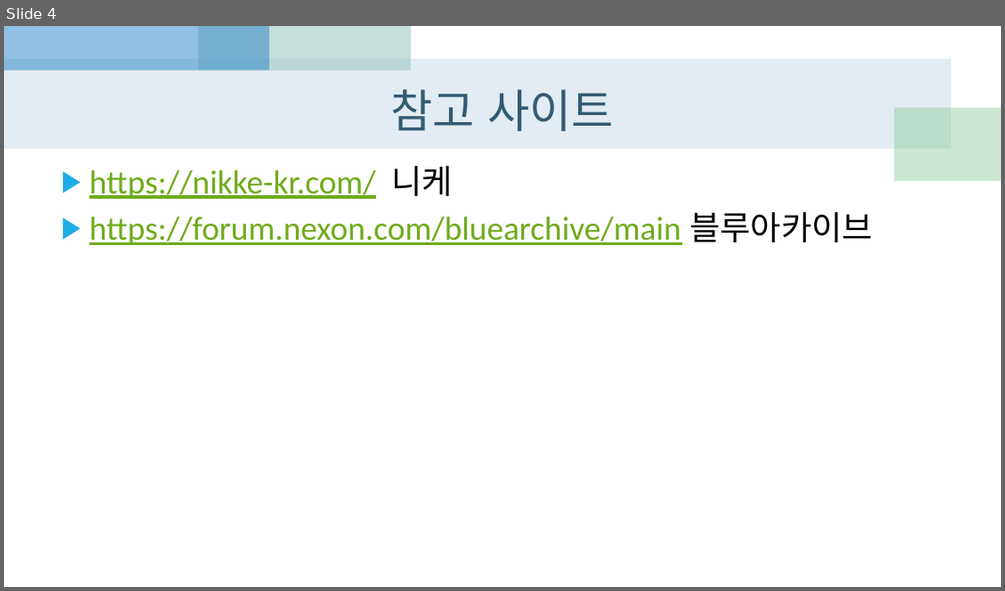
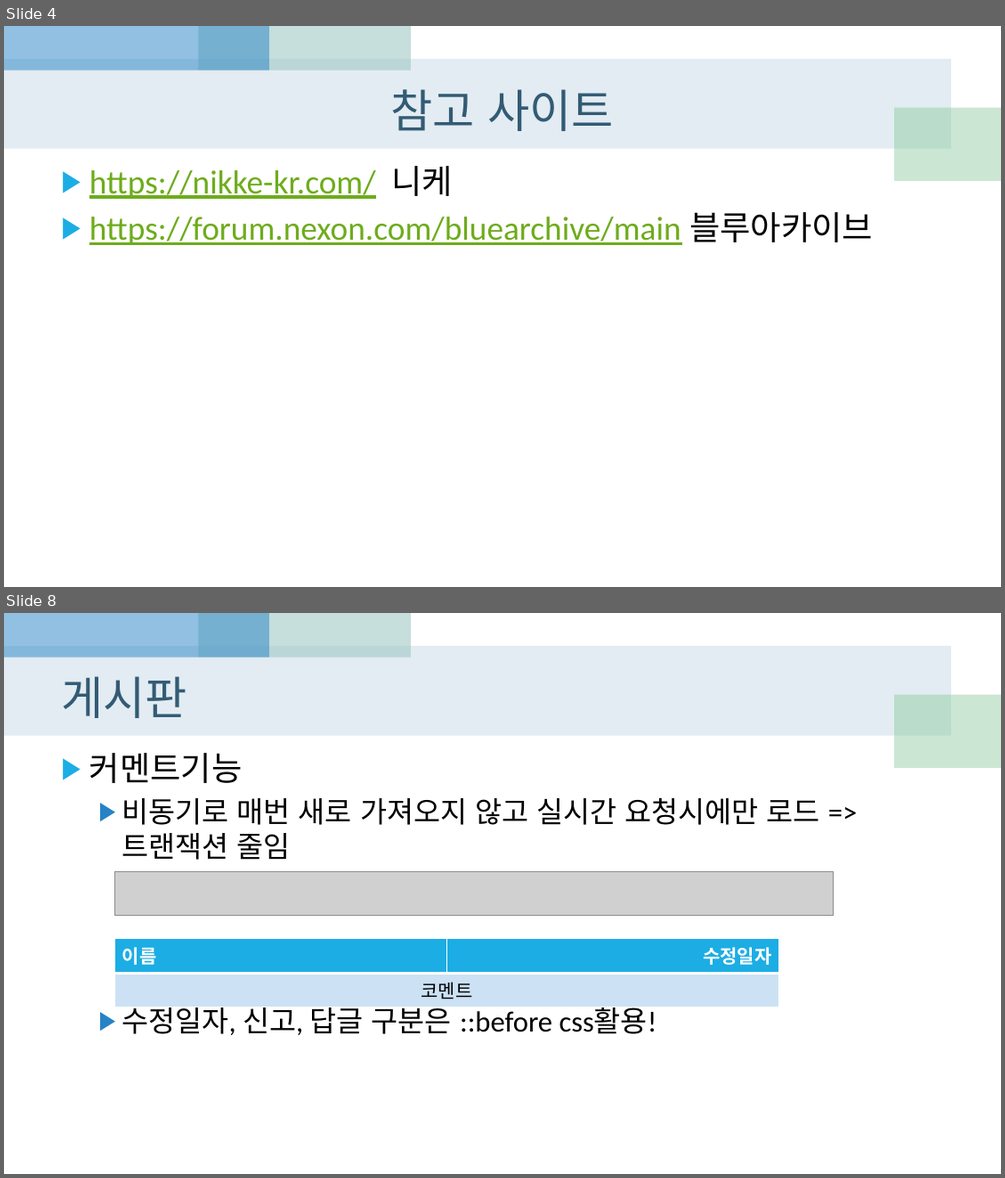
Before and after one commit to BellTigerLee/SelfHomepage, a slide deck: 홈페이지를 만들어보자.pptx. Shown one above the other, each under a label of ours: slide 4 before the commit, slides 4 and 8 after it; the slides between them are not shown. The pictures are 1005x591 and 1005x1178 pixels, drawn with LibreOffice and Linux fonts; fonts in the diff are those of the drawing; grey boxes stand for pictures. Boxes give left, top, right and bottom in pixels: in the first picture for what was removed or moved away, otherwise in the second. Text is boxed around its words. In the diff, an @@ line names an element or a change of style, - is before the commit and + after.

```diff
--- a/홈페이지를 만들어보자.pptx
+++ b/홈페이지를 만들어보자.pptx
@@ slide 8 added at [4,613,1001,1174], background #FFFFFF; not listed: 4 template elements that a slide beside it also shows @@
@@ title added at [61,676,187,718], 44 pt, text #335B74 @@
+게시판
@@ text added at [89,753,820,1035], 28 pt, text #000000 @@
+▶ 커멘트기능
+  ▶ 비동기로 매번 새로 가져오지 않고 실시간 요청시에만 로드 => 트랜잭션 줄임
+  ▶ 수정일자, 신고, 답글 구분은 ::before css활용!
@@ picture added at [114,872,833,915] @@
@@ table added at [114,938,779,1003], 2 rows, 2 columns @@
+이름 | 수정일자
+코멘트 | 
```
Also in this commit, not shown: 1 slide changed, 2 other slides added, 16 other files.
